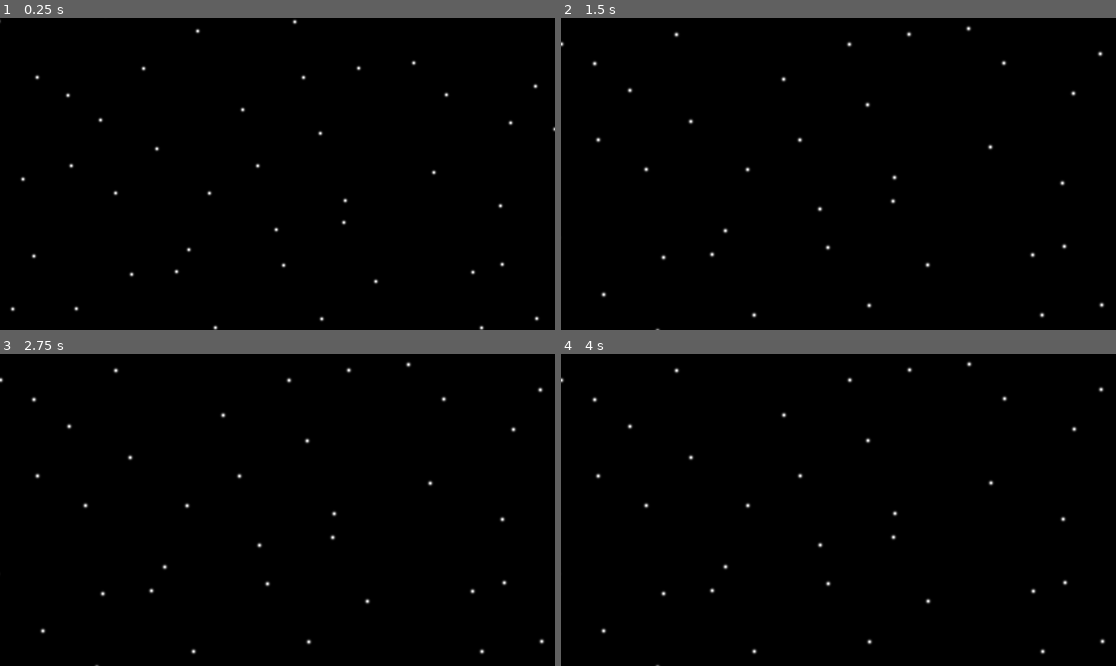
Above: before the commit, frames 1-4 (two rows, left to right).
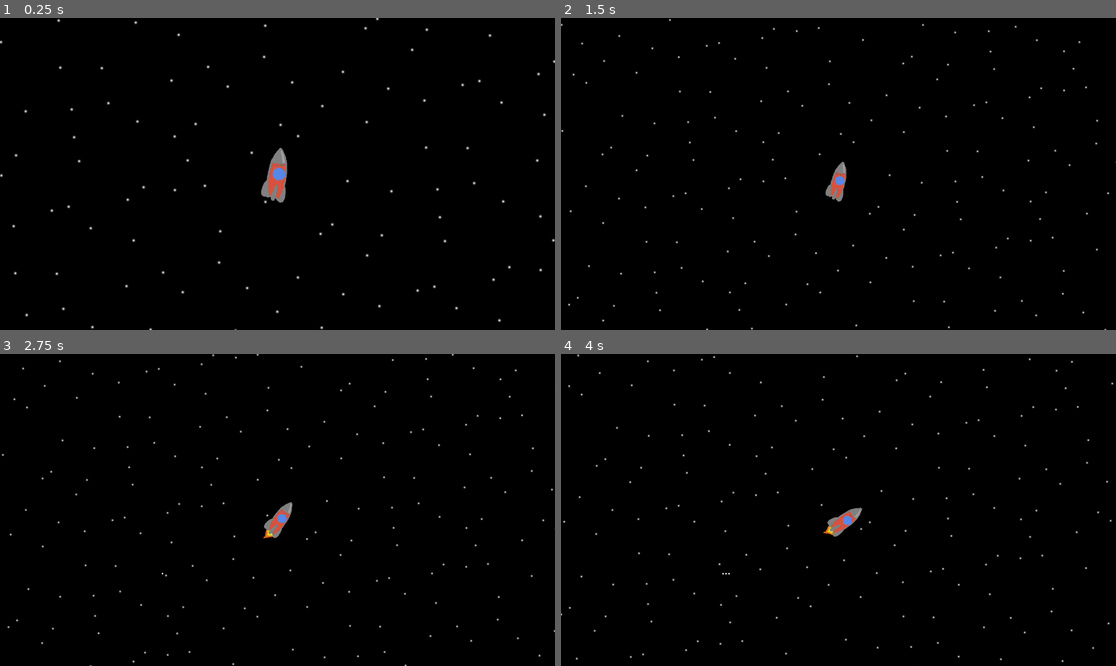
Above: after the commit, the same moments.

Repository: Casinii-it/empty-horizons
Game: Godot game, scene res://scenes/main.tscn
Two runs of this game, one before a commit and one after it. Both use one fixed random seed, a clock stepped at 60 frames per second and the inputs below.
Inputs:
- Up to frame 1 (0.25 s): no input
- Up to frame 2 (1.5 s): tap A (a) at 0.6 s; tap D (d) at 0.8, 1.35 s
- Up to frame 3 (2.75 s): tap W (w) at 1.55 s; hold W (w) from 2.03 s (still down); tap A (a) at 2.3 s
- Up to frame 4 (4 s): release W (w) at 2.78 s; tap A (a) at 2.85 s; tap D (d) at 3.05, 3.6 s; hold W (w) from 3.53 s (still down)

The runs differ from the first frame. In frame 1, 1.6% of the frame differs, in the area x 0-100%, y 0-100%; in frame 2, 1.3%; in frame 3, 1.3%; in frame 4, 1.3%.

Commit message:
stuff

Diff:
--- /dev/null
+++ b/godot/scenes/farm.gd
@@ -0,0 +1,12 @@
+extends StaticBody2D
+
+@export var mass = 1*10**17.
+
+# Called when the node enters the scene tree for the first time.
+func _ready() -> void:
+	pass # Replace with function body.
+
+
+# Called every frame. 'delta' is the elapsed time since the previous frame.
+func _process(delta: float) -> void:
+	pass
--- /dev/null
+++ b/godot/scenes/glorch.gd
@@ -0,0 +1,12 @@
+extends StaticBody2D
+
+@export var mass = 1*10**17.
+
+# Called when the node enters the scene tree for the first time.
+func _ready() -> void:
+	pass # Replace with function body.
+
+
+# Called every frame. 'delta' is the elapsed time since the previous frame.
+func _process(delta: float) -> void:
+	pass
--- a/godot/scenes/main.tscn
+++ b/godot/scenes/main.tscn
@@ -1,13 +1,14 @@
-[gd_scene load_steps=22 format=3 uid="uid://bks0y33pbd03m"]
+[gd_scene load_steps=24 format=3 uid="uid://bks0y33pbd03m"]
 
 [ext_resource type="Script" uid="uid://cfjtfulhaf46v" path="res://scripts/physics_controller.gd" id="1_o5qli"]
-[ext_resource type="Script" uid="uid://dicfqt32vgtq8" path="res://scripts/planet 1.gd" id="2_0wfyh"]
 [ext_resource type="PackedScene" uid="uid://b3fld2hp0n346" path="res://scenes/player.tscn" id="2_jyhfs"]
+[ext_resource type="Script" uid="uid://ca0cwal3ecipc" path="res://scenes/office.gd" id="3_yc10j"]
 [ext_resource type="Texture2D" uid="uid://xt4ni4blyows" path="res://assets/grapple ring.svg" id="4_jyhfs"]
 [ext_resource type="Texture2D" uid="uid://c7s4xfcgb27da" path="res://assets/New Project.png" id="5_tbgi4"]
 [ext_resource type="Texture2D" uid="uid://b1t1f7okh117r" path="res://assets/falmland/mother_farm.png" id="6_jkv2x"]
 [ext_resource type="Texture2D" uid="uid://c0enckbyj0a2u" path="res://assets/atmosphere.png" id="6_tefeu"]
 [ext_resource type="Texture2D" uid="uid://bfqfoasdp6vp5" path="res://assets/the_glorch/planet_glorch.png" id="6_tipki"]
+[ext_resource type="Script" uid="uid://xjvsco6daj61" path="res://scenes/farm.gd" id="6_yc10j"]
 [ext_resource type="Texture2D" uid="uid://dmtwjxyaipftj" path="res://assets/falmland/farm_tree.png" id="7_0ld40"]
 [ext_resource type="AudioStream" uid="uid://df2or0t4jciqt" path="res://assets/the_glorch/glorch_music.mp3" id="7_85g3d"]
 [ext_resource type="Texture2D" uid="uid://c8rutc4htqnyy" path="res://assets/the_glorch/glorch_house.png" id="7_a8y0u"]
@@ -15,6 +16,7 @@
 [ext_resource type="Texture2D" uid="uid://bea2mfn8mocq2" path="res://assets/falmland/hay.png" id="8_gqmmt"]
 [ext_resource type="Texture2D" uid="uid://ccyo2mbu3ng3p" path="res://assets/the_glorch/glorch_monitor.png" id="8_jkv2x"]
 [ext_resource type="Texture2D" uid="uid://bg0xhd7v05m4e" path="res://assets/falmland/house.png" id="9_yc10j"]
+[ext_resource type="Script" uid="uid://ci7seqquahlaf" path="res://scenes/glorch.gd" id="10_gqmmt"]
 [ext_resource type="Texture2D" uid="uid://8m2fvmgia6or" path="res://assets/the_glorch/glorch_pc.png" id="10_jbj1t"]
 [ext_resource type="Texture2D" uid="uid://csod1uluy3act" path="res://assets/the_glorch/glorch_tree.png" id="11_muem4"]
 [ext_resource type="Texture2D" uid="uid://bfa0mhobr348b" path="res://assets/the_glorch/glorch_motherboard.png" id="14_dp3eg"]
@@ -30,6 +32,7 @@
 
 [node name="Parallax2D" type="Parallax2D" parent="Stars"]
 scroll_scale = Vector2(0.3, 0.3)
+scroll_offset = Vector2(-8459, -5030)
 repeat_size = Vector2(1024, 576)
 repeat_times = 7
 
@@ -42,120 +45,122 @@
 
 [node name="Planets" type="Node" parent="."]
 
-[node name="Small" type="StaticBody2D" parent="Planets"]
-position = Vector2(3714.9998, 2823)
+[node name="Office" type="StaticBody2D" parent="Planets"]
+position = Vector2(4317.0005, 2648.0002)
 scale = Vector2(7, 7)
-script = ExtResource("2_0wfyh")
-
-[node name="CollisionShape2D" type="CollisionShape2D" parent="Planets/Small"]
+script = ExtResource("3_yc10j")
+mass = 2.2233720368547752e+15
+
+[node name="CollisionShape2D" type="CollisionShape2D" parent="Planets/Office"]
 scale = Vector2(29.312, 29.312)
 shape = SubResource("CircleShape2D_o5qli")
 
-[node name="Sprite2D2" type="Sprite2D" parent="Planets/Small"]
+[node name="Sprite2D2" type="Sprite2D" parent="Planets/Office"]
 rotation = -3.1415925
 scale = Vector2(0.254, 0.254)
 texture = ExtResource("6_tefeu")
 
-[node name="Sprite2D" type="Sprite2D" parent="Planets/Small"]
+[node name="Sprite2D" type="Sprite2D" parent="Planets/Office"]
 texture = ExtResource("4_jyhfs")
 
-[node name="Large" type="StaticBody2D" parent="Planets"]
+[node name="Farm" type="StaticBody2D" parent="Planets"]
 position = Vector2(-4527, 6364)
 scale = Vector2(9.898, 9.898)
-script = ExtResource("2_0wfyh")
-mass = 2e+30
-
-[node name="CollisionShape2D" type="CollisionShape2D" parent="Planets/Large"]
+script = ExtResource("6_yc10j")
+mass = 4.0337203685477585e+15
+
+[node name="CollisionShape2D" type="CollisionShape2D" parent="Planets/Farm"]
 scale = Vector2(29.312, 29.312)
 shape = SubResource("CircleShape2D_o5qli")
 
-[node name="Sprite2D2" type="Sprite2D" parent="Planets/Large"]
+[node name="Sprite2D2" type="Sprite2D" parent="Planets/Farm"]
 rotation = 3.1415927
 scale = Vector2(0.28946722, 0.28946722)
 texture = ExtResource("6_tefeu")
 
-[node name="Sprite2D3" type="Sprite2D" parent="Planets/Large"]
+[node name="Sprite2D3" type="Sprite2D" parent="Planets/Farm"]
 rotation = 3.1415927
 scale = Vector2(0.21440126, 0.21440126)
 texture = ExtResource("6_tefeu")
 
-[node name="Sprite2D4" type="Sprite2D" parent="Planets/Large"]
+[node name="Sprite2D4" type="Sprite2D" parent="Planets/Farm"]
 rotation = 3.1415927
 scale = Vector2(0.1933189, 0.1933189)
 texture = ExtResource("6_tefeu")
 
-[node name="Sprite2D" type="Sprite2D" parent="Planets/Large"]
+[node name="Sprite2D" type="Sprite2D" parent="Planets/Farm"]
 scale = Vector2(0.7381021, 0.7381021)
 texture = ExtResource("6_jkv2x")
 
-[node name="Sprite2D5" type="Sprite2D" parent="Planets/Large"]
+[node name="Sprite2D5" type="Sprite2D" parent="Planets/Farm"]
 position = Vector2(148.51485, -298.44415)
 rotation = 0.44910058
 scale = Vector2(0.038273674, 0.038273674)
 texture = ExtResource("7_0ld40")
 
-[node name="Sprite2D10" type="Sprite2D" parent="Planets/Large"]
+[node name="Sprite2D10" type="Sprite2D" parent="Planets/Farm"]
 position = Vector2(197.51466, -269.34735)
 rotation = 0.598595
 scale = Vector2(0.038273674, 0.038273674)
 texture = ExtResource("7_0ld40")
 
-[node name="Sprite2D11" type="Sprite2D" parent="Planets/Large"]
+[node name="Sprite2D11" type="Sprite2D" parent="Planets/Farm"]
 position = Vector2(-126.28816, -308.2441)
 rotation = -0.47066212
 scale = Vector2(0.038273674, 0.038273674)
 texture = ExtResource("7_0ld40")
 
-[node name="Sprite2D12" type="Sprite2D" parent="Planets/Large"]
+[node name="Sprite2D12" type="Sprite2D" parent="Planets/Farm"]
 position = Vector2(-195.39302, -267.22568)
 rotation = -0.69477355
 scale = Vector2(0.038273674, 0.038273674)
 texture = ExtResource("7_0ld40")
 
-[node name="Sprite2D16" type="Sprite2D" parent="Planets/Large"]
+[node name="Sprite2D16" type="Sprite2D" parent="Planets/Farm"]
 position = Vector2(32.531803, 360.57788)
 rotation = -3.2973256
 scale = Vector2(0.10839926, 0.10839926)
 texture = ExtResource("7_0ld40")
 
-[node name="Sprite2D6" type="Sprite2D" parent="Planets/Large"]
+[node name="Sprite2D6" type="Sprite2D" parent="Planets/Farm"]
 position = Vector2(-295.7163, -83.95635)
 rotation = 0.17379808
 scale = Vector2(0.08916494, 0.08916494)
 texture = ExtResource("8_gqmmt")
 
-[node name="Sprite2D13" type="Sprite2D" parent="Planets/Large"]
+[node name="Sprite2D13" type="Sprite2D" parent="Planets/Farm"]
 position = Vector2(-302.88947, -16.568993)
 rotation = 0.027600914
 scale = Vector2(0.08916494, 0.08916494)
 texture = ExtResource("8_gqmmt")
 
-[node name="Sprite2D14" type="Sprite2D" parent="Planets/Large"]
+[node name="Sprite2D14" type="Sprite2D" parent="Planets/Farm"]
 position = Vector2(-338.6542, -50.313187)
 rotation = 0.027600914
 scale = Vector2(0.08916494, 0.08916494)
 texture = ExtResource("8_gqmmt")
 
-[node name="Sprite2D15" type="Sprite2D" parent="Planets/Large"]
+[node name="Sprite2D15" type="Sprite2D" parent="Planets/Farm"]
 position = Vector2(313.19464, -46.77712)
 rotation = 0.027600914
 scale = Vector2(0.08916494, 0.08916494)
 texture = ExtResource("8_gqmmt")
 
-[node name="Sprite2D7" type="Sprite2D" parent="Planets/Large"]
+[node name="Sprite2D7" type="Sprite2D" parent="Planets/Farm"]
 position = Vector2(2.4247165, -332.7945)
 scale = Vector2(0.08916494, 0.08916494)
 texture = ExtResource("9_yc10j")
 
-[node name="Sprite2D9" type="Sprite2D" parent="Planets/Large"]
+[node name="Sprite2D9" type="Sprite2D" parent="Planets/Farm"]
 position = Vector2(2.6267774, -332.69348)
 scale = Vector2(0.08916494, 0.08916494)
 texture = ExtResource("9_yc10j")
 
 [node name="Glorch" type="StaticBody2D" parent="Planets"]
 position = Vector2(7782.998, 7622.0005)
-scale = Vector2(2, 2)
-script = ExtResource("2_0wfyh")
+scale = Vector2(1.8672848, 2)
+script = ExtResource("10_gqmmt")
+mass = 1.30702036854776e+15
 
 [node name="Sprite2D" type="Sprite2D" parent="Planets/Glorch"]
 scale = Vector2(2, 2)
@@ -174,7 +179,7 @@
 texture = ExtResource("8_jkv2x")
 
 [node name="CollisionShape2D" type="CollisionShape2D" parent="Planets/Glorch"]
-scale = Vector2(2, 2)
+scale = Vector2(-79.52263, -79.52263)
 shape = SubResource("CircleShape2D_o5qli")
 
 [node name="AudioStreamPlayer2D" type="AudioStreamPlayer2D" parent="Planets/Glorch"]
--- /dev/null
+++ b/godot/scenes/office.gd
@@ -0,0 +1,12 @@
+extends StaticBody2D
+
+@export var mass = 2*10**18.
+
+# Called when the node enters the scene tree for the first time.
+func _ready() -> void:
+	pass # Replace with function body.
+
+
+# Called every frame. 'delta' is the elapsed time since the previous frame.
+func _process(delta: float) -> void:
+	pass
--- a/godot/scenes/player.tscn
+++ b/godot/scenes/player.tscn
@@ -70,12 +70,12 @@
 position = Vector2(0, 13)
 scale = Vector2(0.3, 0.3)
 sprite_frames = SubResource("SpriteFrames_fjrip")
-frame_progress = 0.082681224
+frame_progress = 0.6515911
 
 [node name="CollisionPolygon2D" type="CollisionPolygon2D" parent="RigidBody2D"]
 position = Vector2(-1, 13)
 scale = Vector2(0.15686199, 0.15686199)
-polygon = PackedVector2Array(200, 350, -200, 350, -150, 50, -150, -300, 0, -550, 150, -300, 150, 50)
+polygon = PackedVector2Array(150, 350, -150, 350, -150, 50, -150, -300, 0, -550, 150, -300, 150, 50)
 
 [node name="Story Controller" type="Node" parent="."]
 script = ExtResource("6_tuyoq")
--- a/godot/scripts/movement.gd
+++ b/godot/scripts/movement.gd
@@ -1,7 +1,7 @@
 extends RigidBody2D
 
 const ACCELERATION = 10000
-const ROTATIONAL_SPEED = 70
+const ROTATIONAL_SPEED = 140
 
 @export var cutscene = true
 
@@ -17,7 +17,7 @@
 	for planet in get_node("/root/Node/Planets").get_children():
 		var distance_squared = planet.position.distance_to(position)
 		gravity_vec += (planet.position - position).normalized() * (G*planet.mass/distance_squared)
-	return gravity_vec * delta
+	return gravity_vec * delta * 4000
 
 
 func _ready() -> void:
Not shown, added: godot/scenes/farm.gd.uid
Not shown, added: godot/scenes/glorch.gd.uid
Not shown, added: godot/scenes/office.gd.uid
